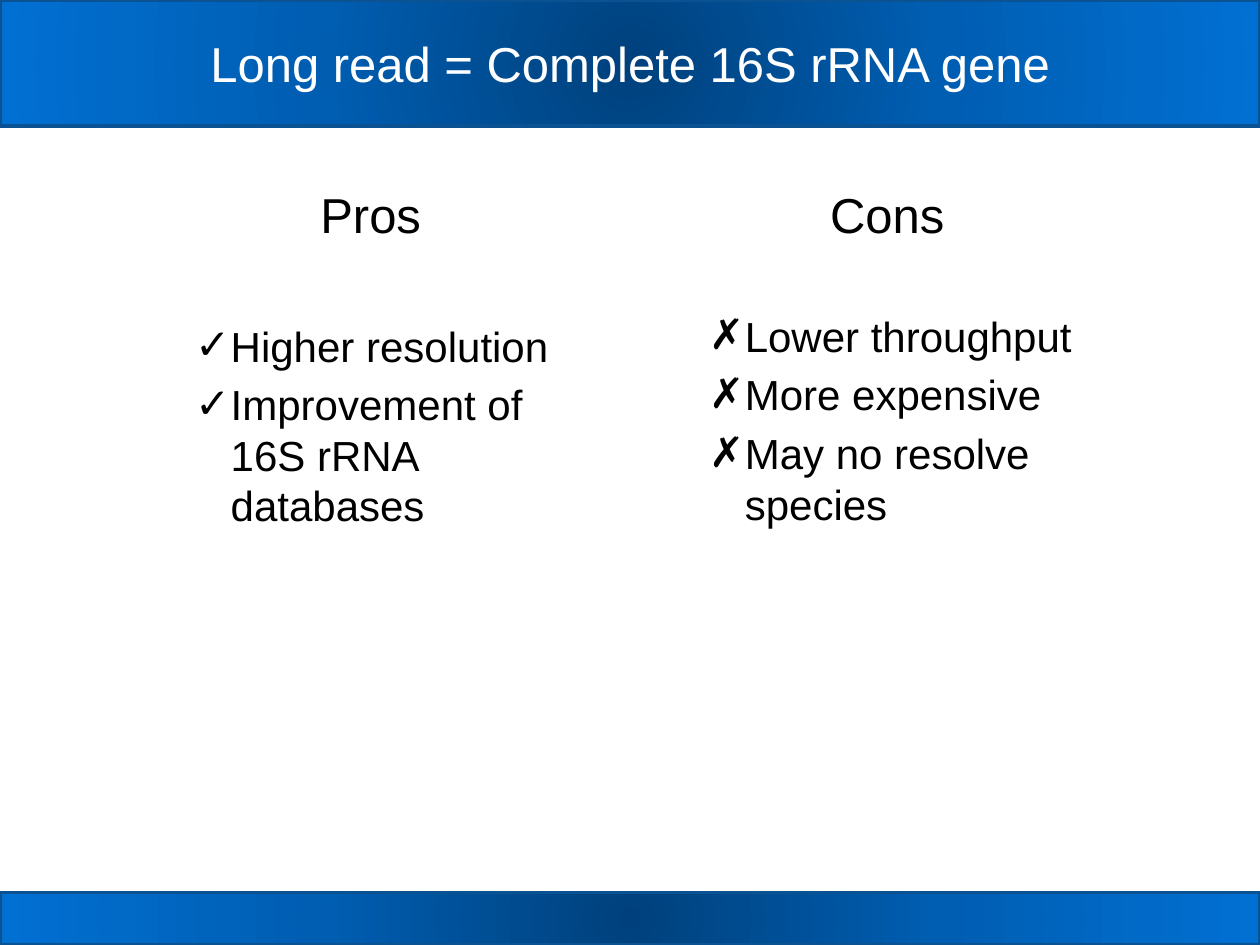
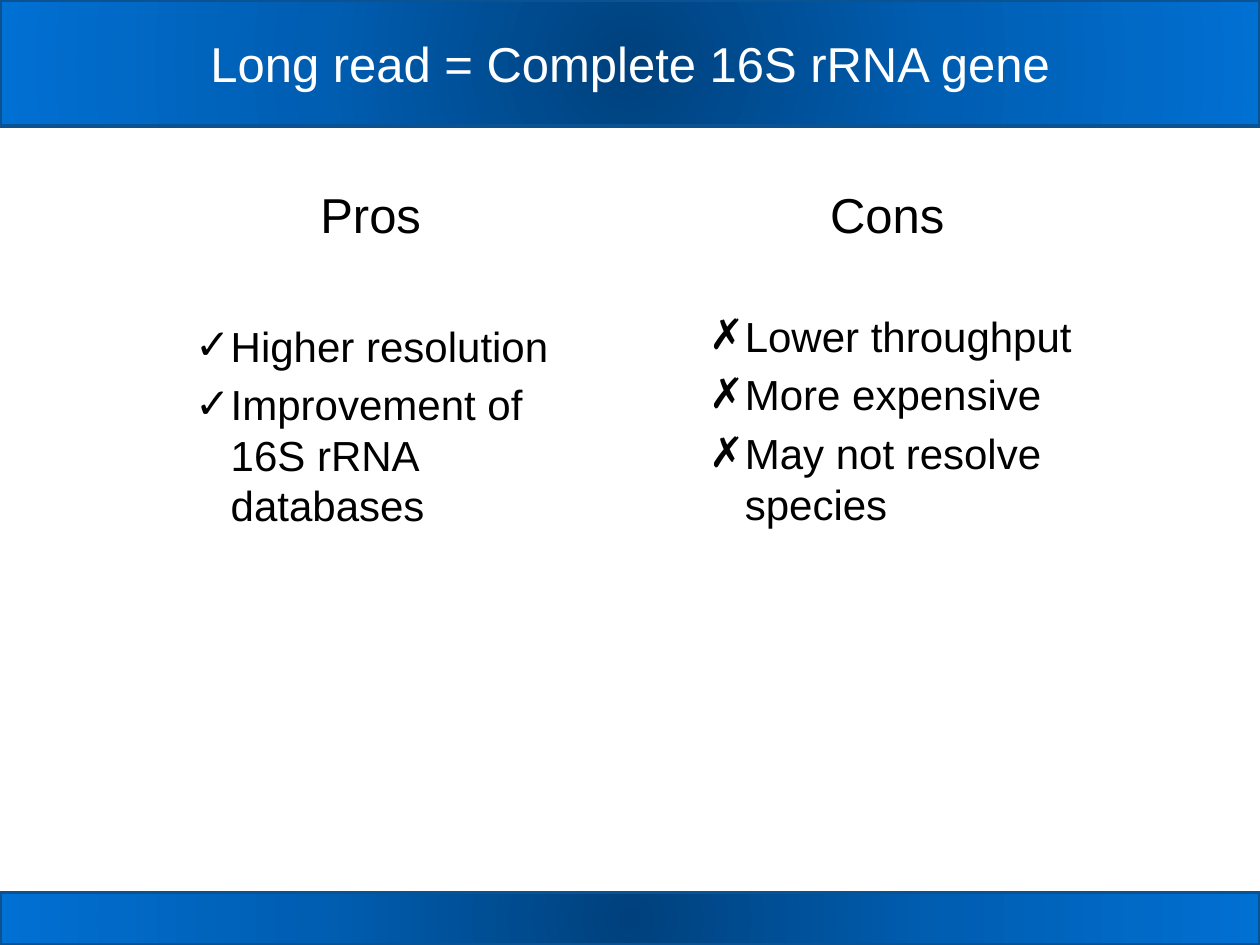
Before and after one commit to carden24/2018_Taller_Genomica_ambiental, a slide deck: slide 33 of W2_16S_analysis.pptx (slide 32 before the commit). Drawn at 1260x945 pixels with LibreOffice and Linux fonts; fonts in the diff are those of the drawing. Boxes give left, top, right and bottom in pixels: in the first picture for what was removed or moved away, otherwise in the second. Text is boxed around its words. In the diff, an @@ line names an element or a change of style, - is before the commit and + after.

```diff
--- a/W2_16S_analysis.pptx
+++ b/W2_16S_analysis.pptx
@@ text at (745, 438, 1041, 528): text changed @@
-  ✗ May no resolve species
+  ✗ May not resolve species
```
Also in this commit, not shown: 4 other slides changed, 1 slide added, 1 slide removed, 7 other files.
